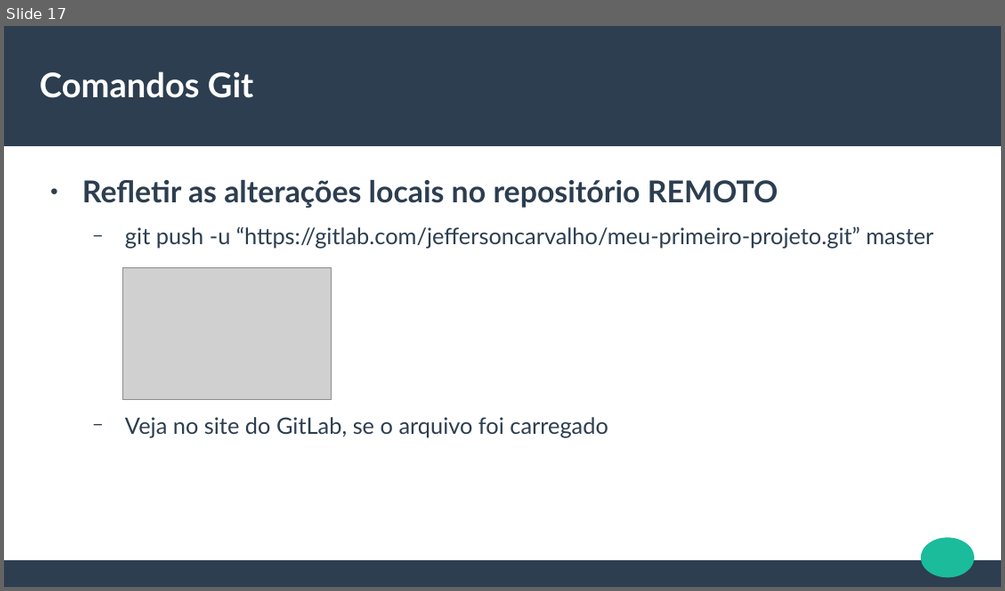
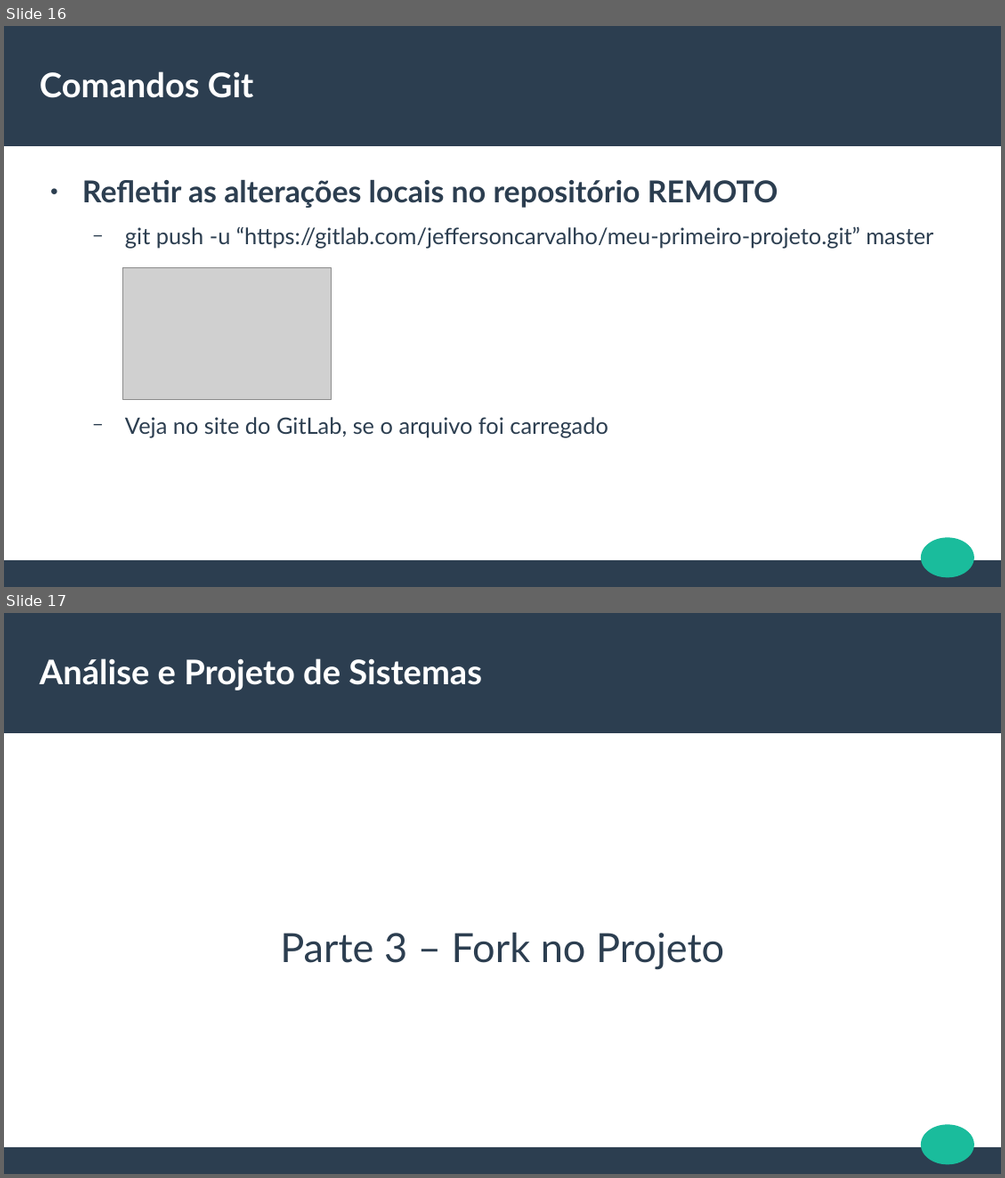
Before and after one commit to jeffersoncarvalho/aps-2020_2, a slide deck: SLIDES/ODP/EXTRA-GitLab.odp. Shown one above the other, each under a label of ours: slide 17 before the commit, slides 16 and 17 after it. The pictures are 1005x591 and 1005x1178 pixels, drawn with LibreOffice and Linux fonts; fonts in the diff are those of the drawing; grey boxes stand for pictures. Boxes give left, top, right and bottom in pixels: in the first picture for what was removed or moved away, otherwise in the second. Text is boxed around its words. In the diff, an @@ line names an element or a change of style, - is before the commit and + after.

```diff
--- a/SLIDES/ODP/EXTRA-GitLab.odp
+++ b/SLIDES/ODP/EXTRA-GitLab.odp
@@ slide 17 added at bbox=[4, 613, 1001, 1174], background #FFFFFF; not listed: 3 template elements that a slide beside it also shows @@
@@ title added at bbox=[40, 658, 482, 690], 27 pt, text #FFFFFF, bold @@
+Análise e Projeto de Sistemas
@@ subtitle added at bbox=[280, 932, 724, 969], 32 pt, text #2C3E50 @@
+Parte 3 – Fork no Projeto
@@ what was slide 17 is now slide 16 @@
```
Also in this commit, not shown: 1 slide changed, 3 other slides added, 3 slides removed.
